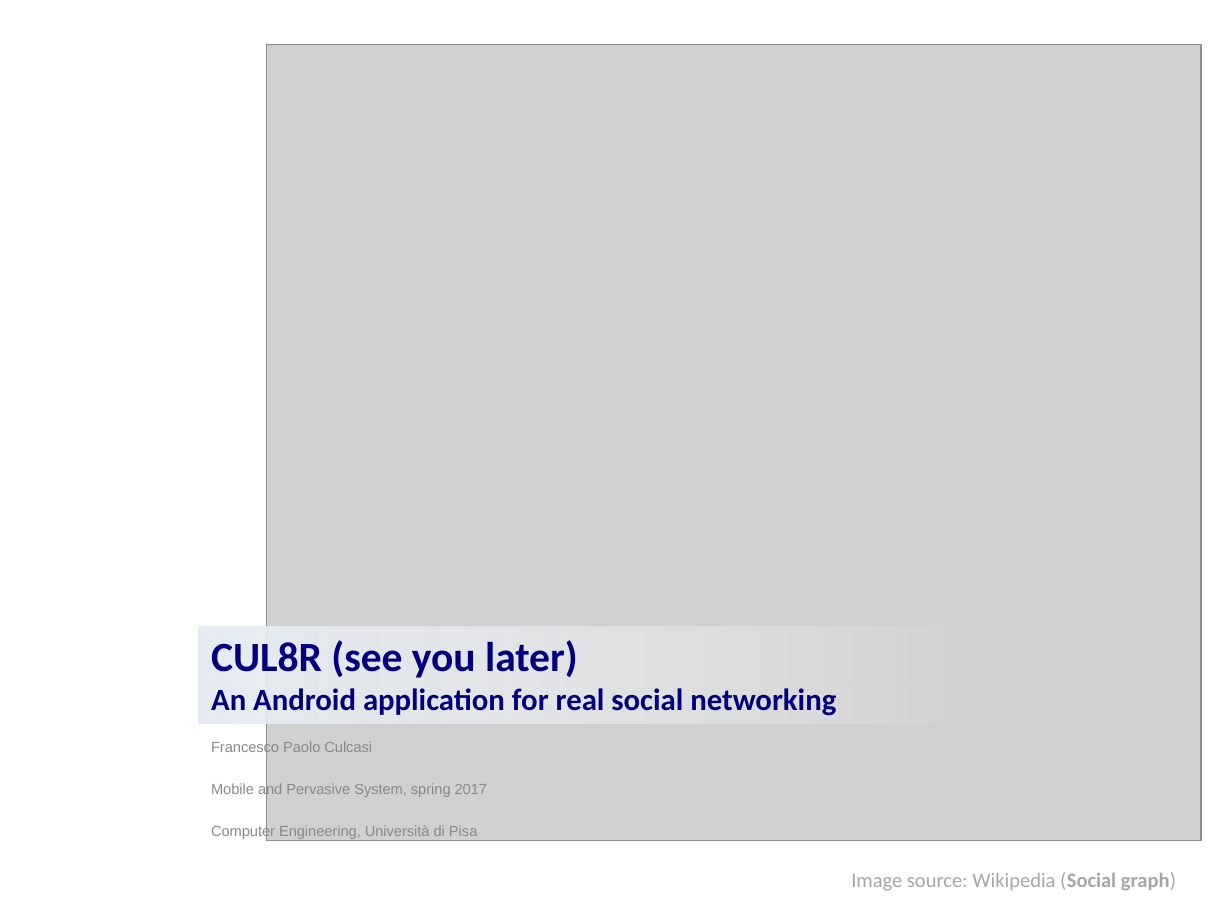
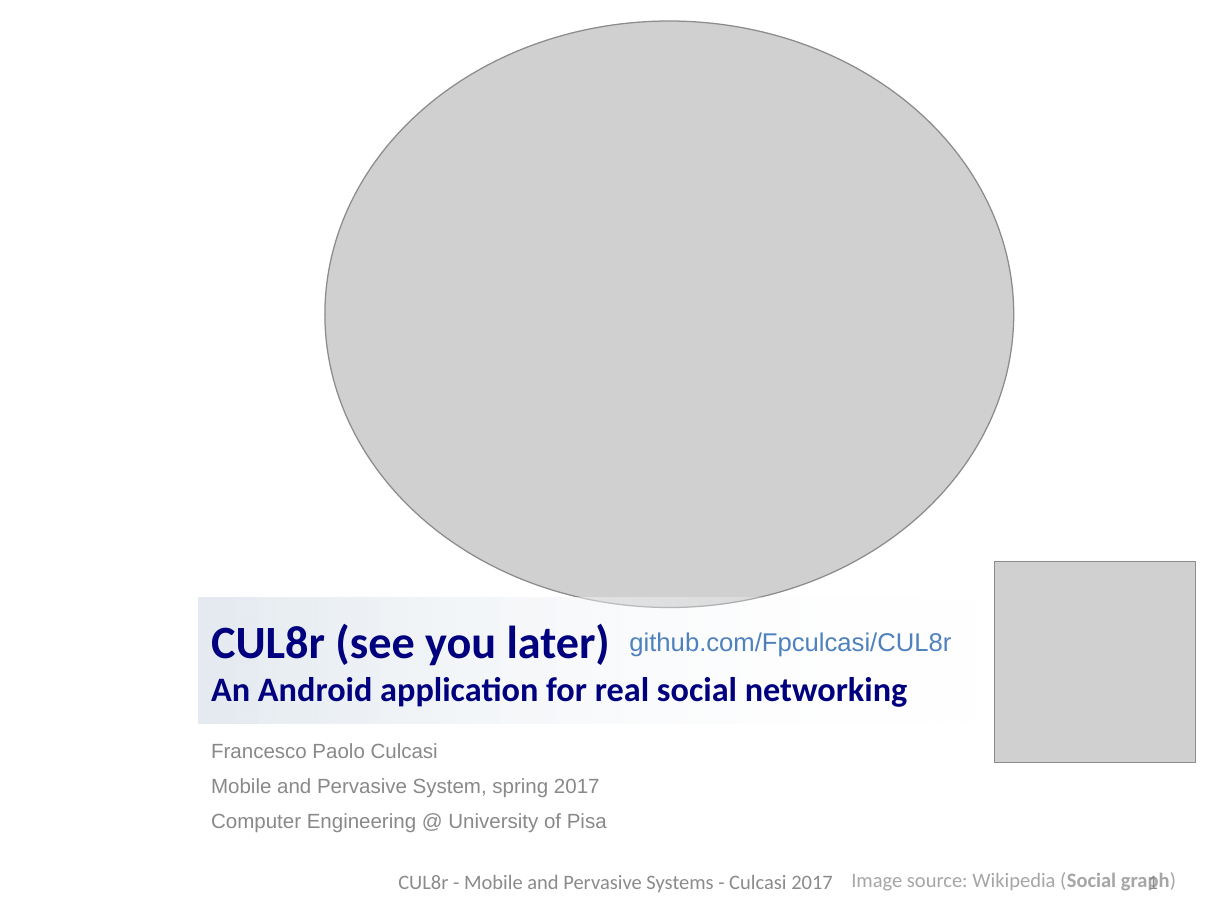
Before and after one commit to Fpculcasi/CUL8r, a slide deck: slide 1 of presentazione/presentazione.pptx. Drawn at 1232x924 pixels with LibreOffice and Linux fonts; fonts in the diff are those of the drawing; grey boxes stand for pictures; background and template pictures are left out. Boxes give left, top, right and bottom in pixels: in the first picture for what was removed or moved away, otherwise in the second. Text is boxed around its words. In the diff, an @@ line names an element or a change of style, - is before the commit and + after.

```diff
--- a/presentazione/presentazione.pptx
+++ b/presentazione/presentazione.pptx
@@ picture at <box>325,22,1013,608</box>: rotation 90 to 270 degrees @@
@@ picture added at <box>994,562,1195,763</box> @@
@@ title "CUL8r (see you later) An ...": place and size @@
-title "CUL8r (see you later) An ..." at <box>198,627,981,723</box>
+title "CUL8r (see you later) An ..." at <box>198,598,981,723</box>
@@ title "CUL8r (see you later) An ..." at <box>198,598,981,723</box>: vertical alignment bottom to middle @@
@@ title at <box>211,624,908,707</box>: text changed; size 18 to 20 pt @@
-CUL8R (see you later)
-An Android application for real social networking
+CUL8r (see you later)
+An Android application for real social networking
@@ text added at <box>629,632,951,657</box>, 15 pt, text #4F81BD @@
+github.com/Fpculcasi/CUL8r
@@ text at <box>211,743,600,797</box>: size 8.6 to 12 pt in "Francesco Paolo Culcasi", "Mobile and Pervasive System, spring 2017"; less space between paragraphs @@
@@ text at <box>211,813,607,832</box>: text changed; size 8.6 to 12 pt @@
-Computer Engineering, Università di Pisa
+Computer Engineering @ University of Pisa
@@ text added at <box>398,875,833,892</box>, 12 pt, text #8C8C8C @@
+CUL8r - Mobile and Pervasive Systems - Culcasi 2017
@@ page number added at <box>1148,876,1158,890</box>, 12 pt, text #8C8C8C @@
+1
```
Also in this commit, not shown: 2 other slides changed, 8 slides added.
